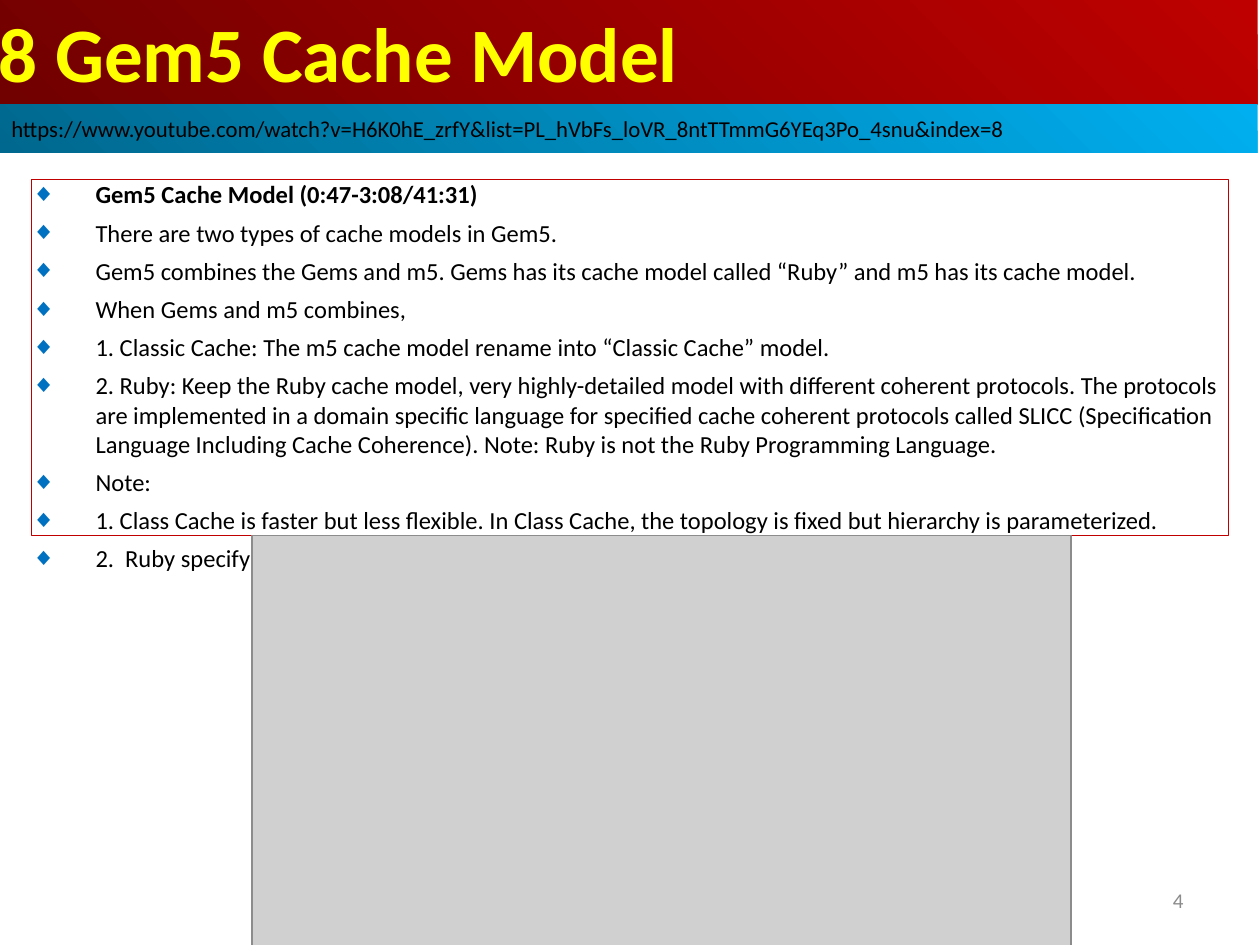
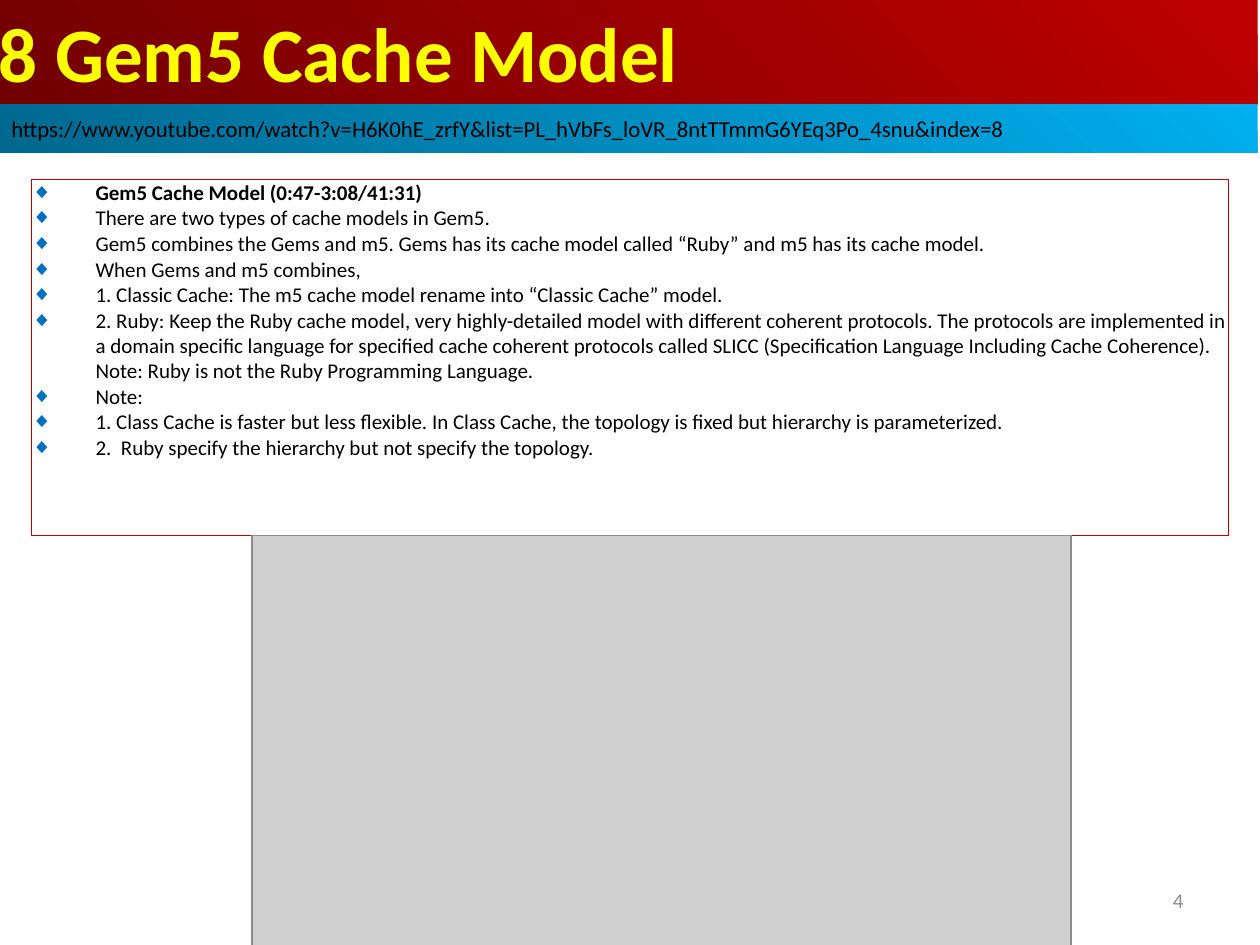
Before and after one commit to peterhchen/AIU_CS850_Gem5_McPAT, a slide deck: slide 4 of 050_Gem5/008.CacheMod/000_Video/008.CacheMod.ppt. Drawn at 1260x945 pixels with LibreOffice and Linux fonts; fonts in the diff are those of the drawing; grey boxes stand for pictures. Boxes give left, top, right and bottom in pixels: in the first picture for what was removed or moved away, otherwise in the second. Text is boxed around its words. In the diff, an @@ line names an element or a change of style, - is before the commit and + after.

```diff
--- a/050_Gem5/008.CacheMod/000_Video/008.CacheMod.ppt
+++ b/050_Gem5/008.CacheMod/000_Video/008.CacheMod.ppt
@@ rectangle "Gem5 Cache Model (0:47-3:08/41:31)" at [32, 179, 1228, 536]: size 14 to 12 pt; less space between paragraphs @@
```
Also in this commit, not shown: 4 other slides changed, 6 slides added.
